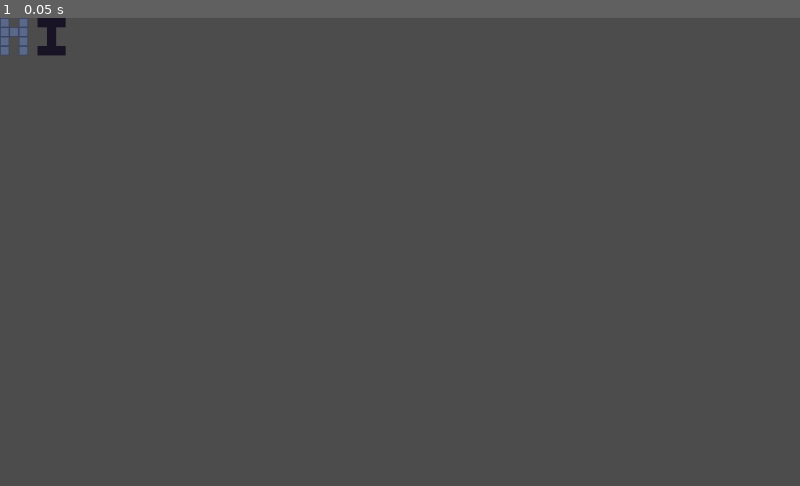
Above: before the commit, frame 1.
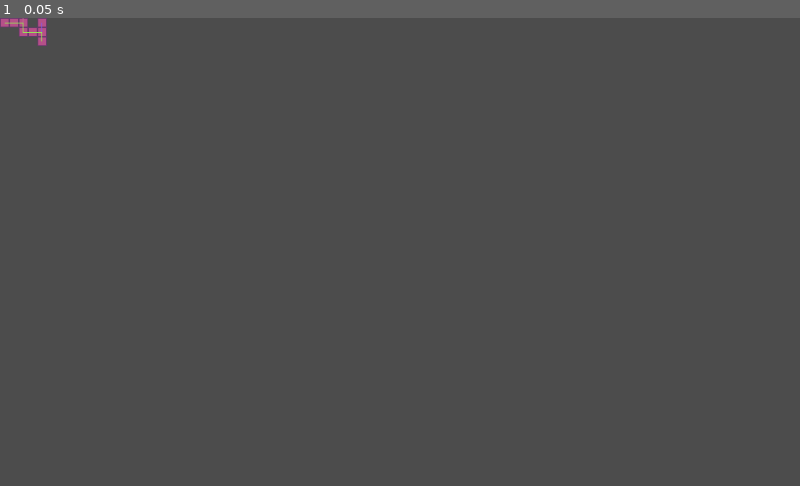
Above: after the commit, the same moment.

Repository: mariothedog/brackeys-game-jam
Game: Godot game, scene res://main/main.tscn
Two runs of this game, one before a commit and one after it. Both use one fixed random seed, a clock stepped at 60 frames per second and the inputs below.
Inputs:
- Up to frame 1 (0.05 s): no input

The runs differ from the first frame. In frame 1, 0.5% of the frame differs, in the area x 0-9%, y 0-8%.

Commit message:
Add enemy paths A* pathfinding

Diff:
--- a/src/levels/level_editor/level_data.gd
+++ b/src/levels/level_editor/level_data.gd
@@ -2,3 +2,4 @@
 extends Resource
 
 export var tiles := {}
+export var enemy_paths := []
--- a/src/levels/level_editor/level_editor.gd
+++ b/src/levels/level_editor/level_editor.gd
@@ -4,27 +4,107 @@
 export var create_level := false setget _create_level
 export var clear_level := false setget _clear_level
 
+var Tiles: Object
 
-func _create_level(_value) -> void:
-	if not _value:  # This should only occur when the setter is called automatically
+var astar := AStar.new()
+var level_size: Vector2
+var enemy_path_start_points: PoolVector2Array
+var enemy_path_end_points: PoolVector2Array
+var enemy_path_points: PoolVector2Array
+
+
+func _create_level(value) -> void:
+	if not value:
+		# Return if setter is called automatically
 		return
 	if not Engine.editor_hint:
 		push_warning("Attempting to create a level resource when not in the editor")
 		return
 
+	Tiles = preload("res://levels/tiles.gd").new()
+	var enemy_path_tiles := [
+		Tiles.LevelEditor.ENEMY_PATH_START,
+		Tiles.LevelEditor.ENEMY_PATH_END,
+		Tiles.LevelEditor.ENEMY_PATH,
+	]
+
+	var used_rect := get_used_rect()
+	level_size = used_rect.position + used_rect.size
+	enemy_path_start_points = PoolVector2Array()
+	enemy_path_end_points = PoolVector2Array()
+	enemy_path_points = PoolVector2Array()
+
 	var all_tiles := {}
 	for type in tile_set.get_tiles_ids():
 		var tiles := PoolVector2Array()
-		for pos in get_used_cells_by_id(type):
-			tiles.append(pos)
+		for point in get_used_cells_by_id(type):
+			tiles.append(point)
+
+			if not type in enemy_path_tiles:
+				continue
+			var point_index := get_point_index(point)
+			astar.add_point(point_index, Util.get_Vector3(point))
+			enemy_path_points.append(point)
+			match type:
+				Tiles.LevelEditor.ENEMY_PATH_START:
+					enemy_path_start_points.append(point)
+				Tiles.LevelEditor.ENEMY_PATH_END:
+					enemy_path_end_points.append(point)
+
 		if tiles:
 			all_tiles[type] = tiles
 
+	connect_enemy_path_points(enemy_path_points)
+	var paths := get_all_astar_paths(enemy_path_start_points, enemy_path_end_points)
+
 	var data := LevelData.new()
 	data.tiles = all_tiles
+	data.enemy_paths = paths
 # warning-ignore:return_value_discarded
 	ResourceSaver.save("res://levels/resources//level_debug.tres", data)
 
 
-func _clear_level(_value) -> void:
+func _clear_level(value) -> void:
+	if not value:
+		# Return if setter is called automatically
+		return
 	clear()
+
+
+func get_all_astar_paths(start_points, end_points) -> Array:
+	var paths := []
+	for start_point in start_points:
+		for end_point in end_points:
+			var path := get_astar_path(start_point, end_point)
+			paths.append(path)
+	return paths
+
+
+func get_astar_path(start_point: Vector2, end_point: Vector2) -> PoolVector2Array:
+	var start_point_index := get_point_index(start_point)
+	var end_point_index := get_point_index(end_point)
+	var path := astar.get_point_path(start_point_index, end_point_index)
+	return Util.get_PoolVector2Array(path)
+
+
+func connect_enemy_path_points(points: Array) -> void:
+	for point in points:
+		var point_index := get_point_index(point)
+		var points_relative := PoolVector2Array(
+			[
+				point + Vector2.RIGHT,
+				point + Vector2.LEFT,
+				point + Vector2.DOWN,
+				point + Vector2.UP,
+			]
+		)
+		for point_relative in points_relative:
+			var point_relative_index = get_point_index(point_relative)
+			if not astar.has_point(point_relative_index):
+				continue
+			astar.connect_points(point_index, point_relative_index, false)
+			update()
+
+
+func get_point_index(point: Vector2) -> int:
+	return int(point.x * level_size.x + point.y)
--- a/src/levels/level_editor/level_editor.tscn
+++ b/src/levels/level_editor/level_editor.tscn
@@ -7,4 +7,5 @@
 tile_set = ExtResource( 2 )
 cell_size = Vector2( 12, 12 )
 format = 1
+tile_data = PoolIntArray( -65534, 4, 0, 0, 3, 0, 1, 2, 0, 2, 2, 0, 4, 4, 0, 65538, 2, 0, 65539, 2, 0, 65540, 2, 0, 131076, 4, 0 )
 script = ExtResource( 1 )
--- a/src/levels/resources/level_debug.tres
+++ b/src/levels/resources/level_debug.tres
@@ -5,6 +5,8 @@
 [resource]
 script = ExtResource( 1 )
 tiles = {
-0: PoolVector2Array( 0, 0, 2, 0, 0, 1, 1, 1, 2, 1, 0, 2, 2, 2, 0, 3, 2, 3 ),
-1: PoolVector2Array( 4, 0, 5, 0, 6, 0, 5, 1, 5, 2, 4, 3, 5, 3, 6, 3 )
+2: PoolVector2Array( 1, 0, 2, 0, 2, 1, 3, 1, 4, 1 ),
+3: PoolVector2Array( 0, 0 ),
+4: PoolVector2Array( 2, -1, 4, 0, 4, 2 )
 }
+enemy_paths = [ PoolVector2Array( 0, 0, 1, 0, 2, 0, 2, -1 ), PoolVector2Array( 0, 0, 1, 0, 2, 0, 2, 1, 3, 1, 4, 1, 4, 0 ), PoolVector2Array( 0, 0, 1, 0, 2, 0, 2, 1, 3, 1, 4, 1, 4, 2 ) ]
--- a/src/main/level.gd
+++ b/src/main/level.gd
@@ -11,3 +11,19 @@
 				set_cellv(pos, Tiles.level_editor_to_main[type])
 			else:
 				push_warning("Level editor tile %s has no corresponding main tile" % type)
+
+	for path in level_data.enemy_paths:
+		var world_path := Util.map(funcref(self, "point_to_world"), path)
+		var line2d = Line2D.new()
+		line2d.width = 1
+		line2d.default_color = rand_color()
+		line2d.points = world_path
+		add_child(line2d)
+
+
+func point_to_world(point: Vector2) -> Vector2:
+	return map_to_world(point) + cell_size / 2
+
+
+func rand_color() -> Color:
+	return Color(randf(), randf(), randf())
--- a/src/project.godot
+++ b/src/project.godot
@@ -13,9 +13,15 @@
 "class": "LevelData",
 "language": "GDScript",
 "path": "res://levels/level_editor/level_data.gd"
+}, {
+"base": "Object",
+"class": "Util",
+"language": "GDScript",
+"path": "res://utility/utility.gd"
 } ]
 _global_script_class_icons={
-"LevelData": ""
+"LevelData": "",
+"Util": ""
 }
 
 [application]
--- /dev/null
+++ b/src/utility/utility.gd
@@ -0,0 +1,20 @@
+class_name Util
+extends Object
+
+static func get_Vector2(vec: Vector3) -> Vector2:
+	return Vector2(vec.x, vec.y)
+
+static func get_Vector3(vec: Vector2) -> Vector3:
+	return Vector3(vec.x, vec.y, 0)
+
+static func get_PoolVector2Array(arr: PoolVector3Array) -> PoolVector2Array:
+	var array := PoolVector2Array()
+	for vec in arr:
+		array.append(get_Vector2(vec))
+	return array
+
+static func map(function: FuncRef, arr: Array) -> Array:
+	var new_arr := []
+	for elem in arr:
+		new_arr.append(function.call_func(elem))
+	return new_arr
